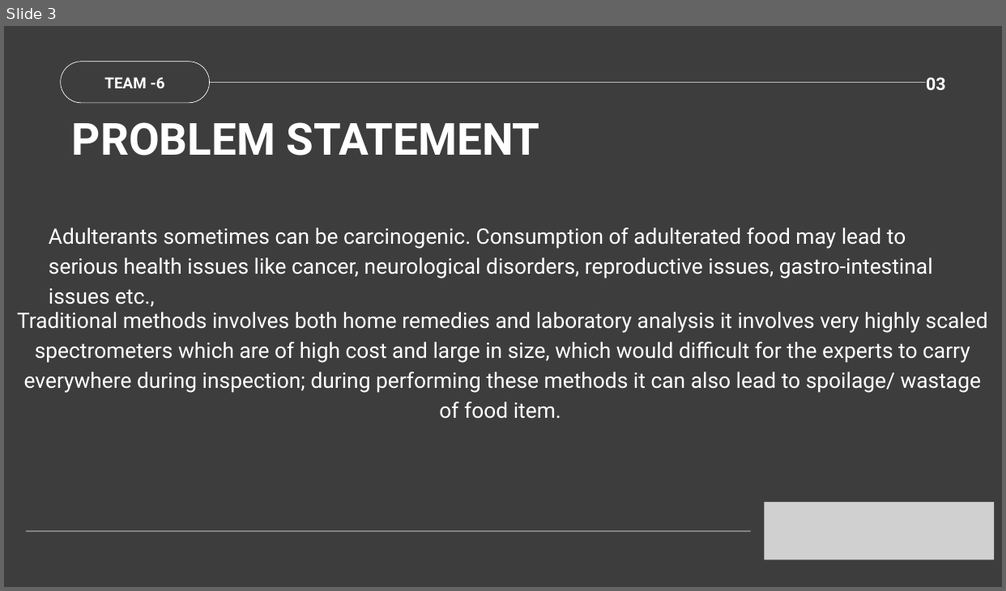
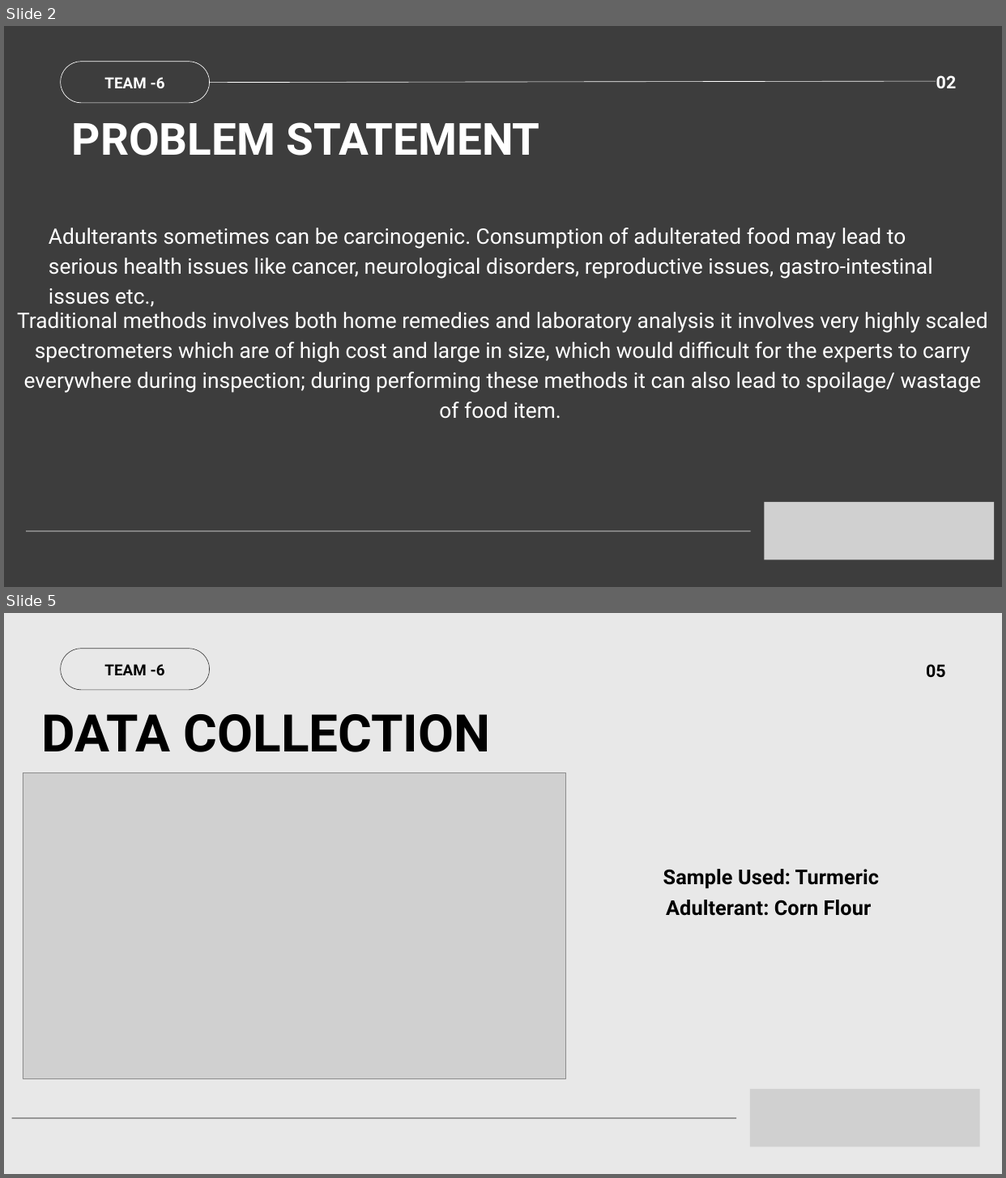
Before and after one commit to KV-a1/Analog-and-NN-CNN-GNN, a slide deck: TEAM - 6.pptx. Shown one above the other, each under a label of ours: slide 3 before the commit, slides 2 and 5 after it; the slides between them are not shown. The pictures are 1006x591 and 1006x1178 pixels, drawn with LibreOffice and Linux fonts; fonts in the diff are those of the drawing; grey boxes stand for pictures. Boxes give left, top, right and bottom in pixels: in the first picture for what was removed or moved away, otherwise in the second. Text is boxed around its words. In the diff, an @@ line names an element or a change of style, - is before the commit and + after.

```diff
--- a/TEAM - 6.pptx
+++ b/TEAM - 6.pptx
@@ slide 5 added at <box>4,613,1002,1174</box>, background #E8E8E8 @@
@@ freeform shape added at <box>60,648,210,690</box>, fill #3D3D3D @@
@@ text added at <box>104,664,165,675</box>, 22 pt, text #000000, bold @@
+TEAM -6
@@ text added at <box>926,664,946,678</box>, 25 pt, text #000000, bold @@
+05
@@ text added at <box>42,714,491,752</box>, 74.7 pt, text #000000, bold @@
+DATA COLLECTION
@@ picture added at <box>23,773,565,1079</box> @@
@@ text added at <box>663,869,879,916</box>, 29.6 pt, text #000000, bold @@
+Sample Used: Turmeric
+Adulterant: Corn Flour
@@ picture added at <box>750,1089,980,1147</box> @@
@@ line added from (12, 1118) to (736, 1118), #000000 0.75 pt @@
@@ what was slide 3 is now slide 2 @@
@@ slide 2 changed as well @@
@@ line moved from (210, 83) - (926, 83) to (210, 83) - (936, 81) @@
@@ text at <box>936,75,957,88</box>: text changed @@
-03
+02
```
Also in this commit, not shown: 3 other slides changed, 5 other slides added, 10 slides removed.
